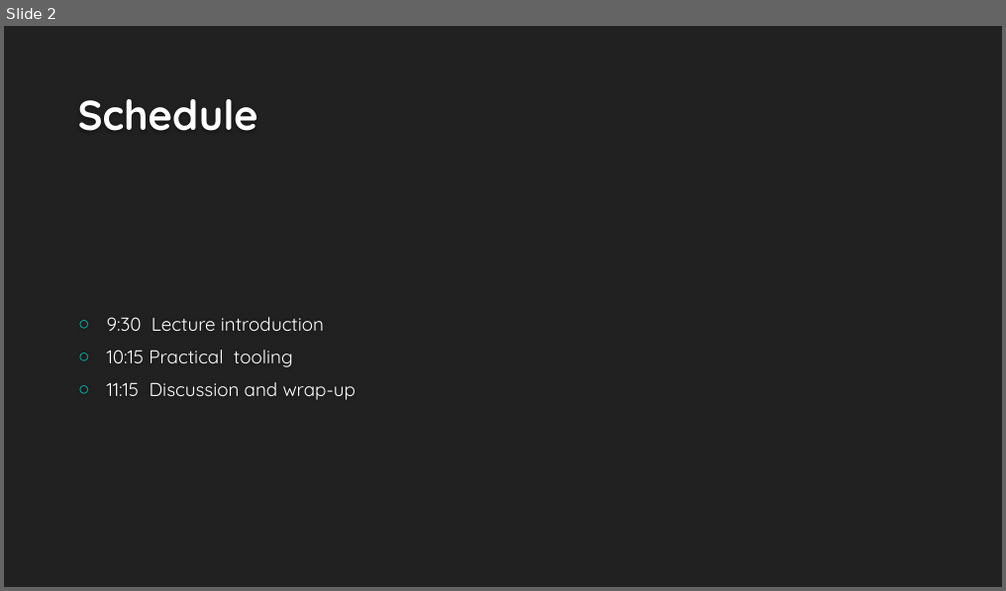
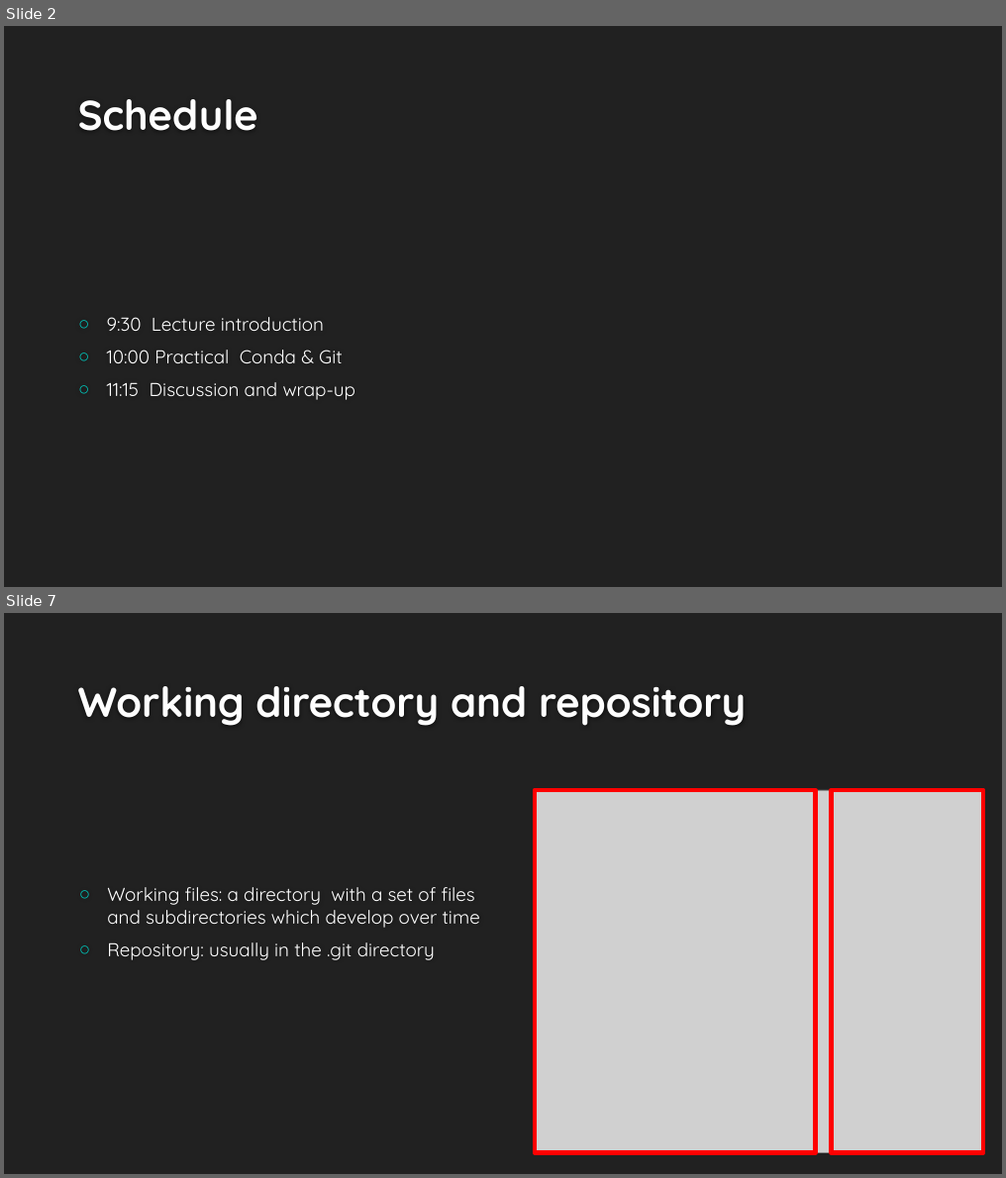
Before and after one commit to wdeleeuw/BBDA_git_course, a slide deck: GitConda.pptx. Shown one above the other, each under a label of ours: slide 2 before the commit, slides 2 and 7 after it; the slides between them are not shown. The pictures are 1006x591 and 1006x1178 pixels, drawn with LibreOffice and Linux fonts; fonts in the diff are those of the drawing; grey boxes stand for pictures; background and template pictures are left out. Boxes give left, top, right and bottom in pixels: in the first picture for what was removed or moved away, otherwise in the second. Text is boxed around its words. In the diff, an @@ line names an element or a change of style, - is before the commit and + after.

```diff
--- a/GitConda.pptx
+++ b/GitConda.pptx
@@ slide 7 added at [4, 613, 1002, 1174], background #212121 @@
@@ title added at [78, 686, 746, 726], 40 pt, text #FEFEFE, bold @@
+Working directory and repository
@@ picture added at [535, 790, 983, 1154] @@
@@ rectangle added at [535, 790, 816, 1154], outline #FF0000 4.5 pt @@
@@ rectangle added at [832, 790, 983, 1154], outline #FF0000 4.5 pt @@
@@ text added at [107, 887, 480, 960], 18 pt, text #FFFFFF @@
+○ Working files: a directory with a set of files and subdirectories which develop over time
+○ Repository: usually in the .git directory
@@ slide 2 changed as well @@
@@ text at [107, 350, 343, 364]: text changed @@
-○ 10:15 Practical tooling
+○ 10:00 Practical Conda & Git
```
Also in this commit, not shown: 4 other slides changed, 6 other slides added, 3 slides removed.
